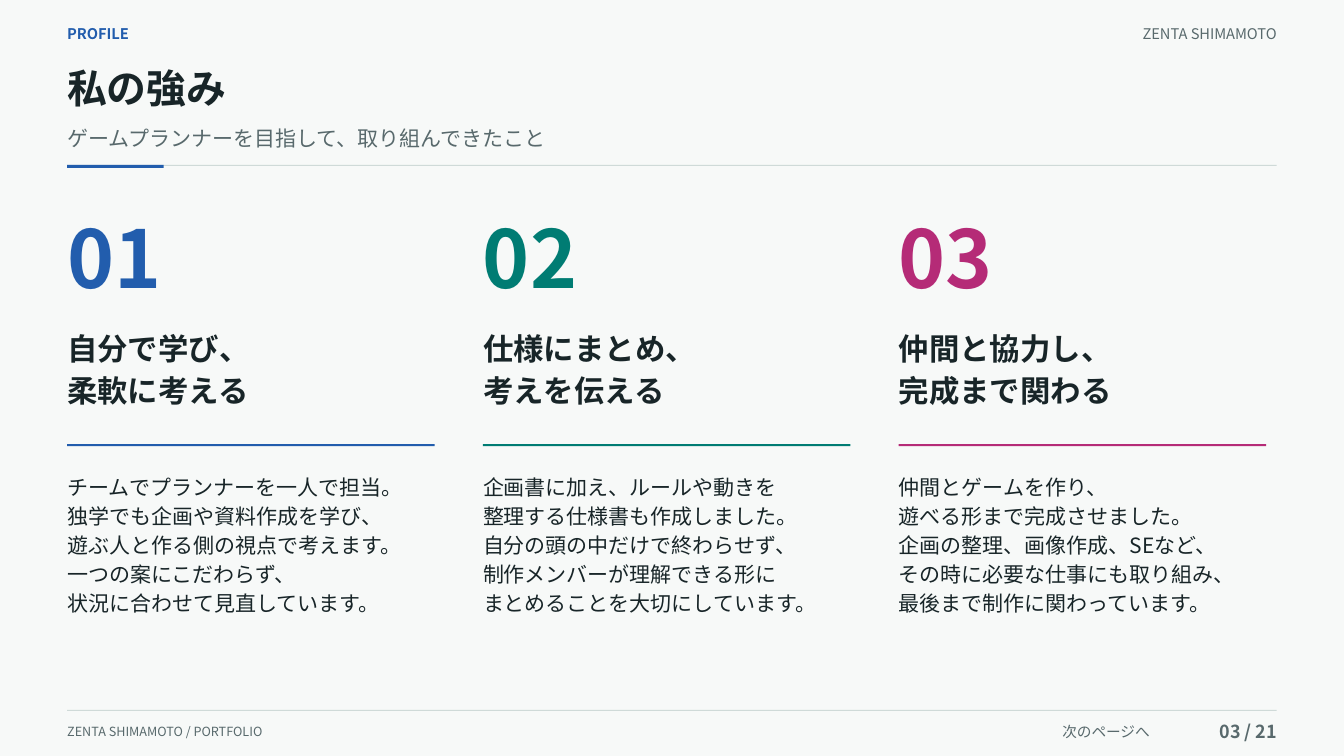
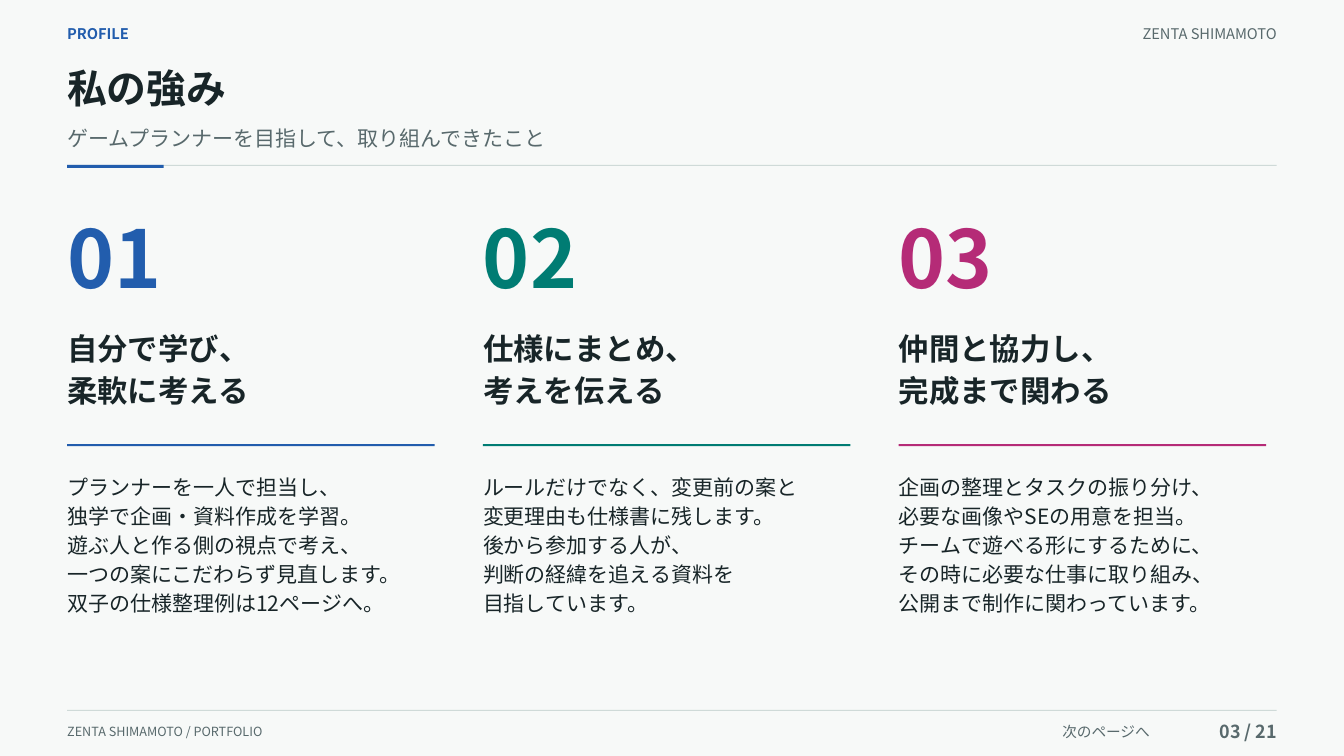
Before and after one commit to kuon-haruto/portfolio, a slide deck: slide 3 of documents/portfolio/島本善太_ポートフォリオ.pptx. Drawn at 1344x756 pixels with LibreOffice and Linux fonts; fonts in the diff are those of the drawing. Boxes give left, top, right and bottom in pixels: in the first picture for what was removed or moved away, otherwise in the second. Text is boxed around its words. In the diff, an @@ line names an element or a change of style, - is before the commit and + after.

```diff
--- a/documents/portfolio/島本善太_ポートフォリオ.pptx
+++ b/documents/portfolio/島本善太_ポートフォリオ.pptx
@@ text at box(67, 477, 400, 613): text changed @@
-チームでプランナーを一人で担当。
-独学でも企画や資料作成を学び、
-遊ぶ人と作る側の視点で考えます。
-一つの案にこだわらず、
-状況に合わせて見直しています。
+プランナーを一人で担当し、
+独学で企画・資料作成を学習。
+遊ぶ人と作る側の視点で考え、
+一つの案にこだわらず見直します。
+双子の仕様整理例は12ページへ。
@@ text at box(483, 477, 798, 613): text changed @@
-企画書に加え、ルールや動きを
-整理する仕様書も作成しました。
-自分の頭の中だけで終わらせず、
-制作メンバーが理解できる形に
-まとめることを大切にしています。
+ルールだけでなく、変更前の案と
+変更理由も仕様書に残します。
+後から参加する人が、
+判断の経緯を追える資料を
+目指しています。
@@ text at box(899, 477, 1214, 613): text changed @@
-仲間とゲームを作り、
-遊べる形まで完成させました。
-企画の整理、画像作成、SEなど、
-その時に必要な仕事にも取り組み、
-最後まで制作に関わっています。
+企画の整理とタスクの振り分け、
+必要な画像やSEの用意を担当。
+チームで遊べる形にするために、
+その時に必要な仕事に取り組み、
+公開まで制作に関わっています。
```
Also in this commit, not shown: 8 other slides changed, 5 other files.
